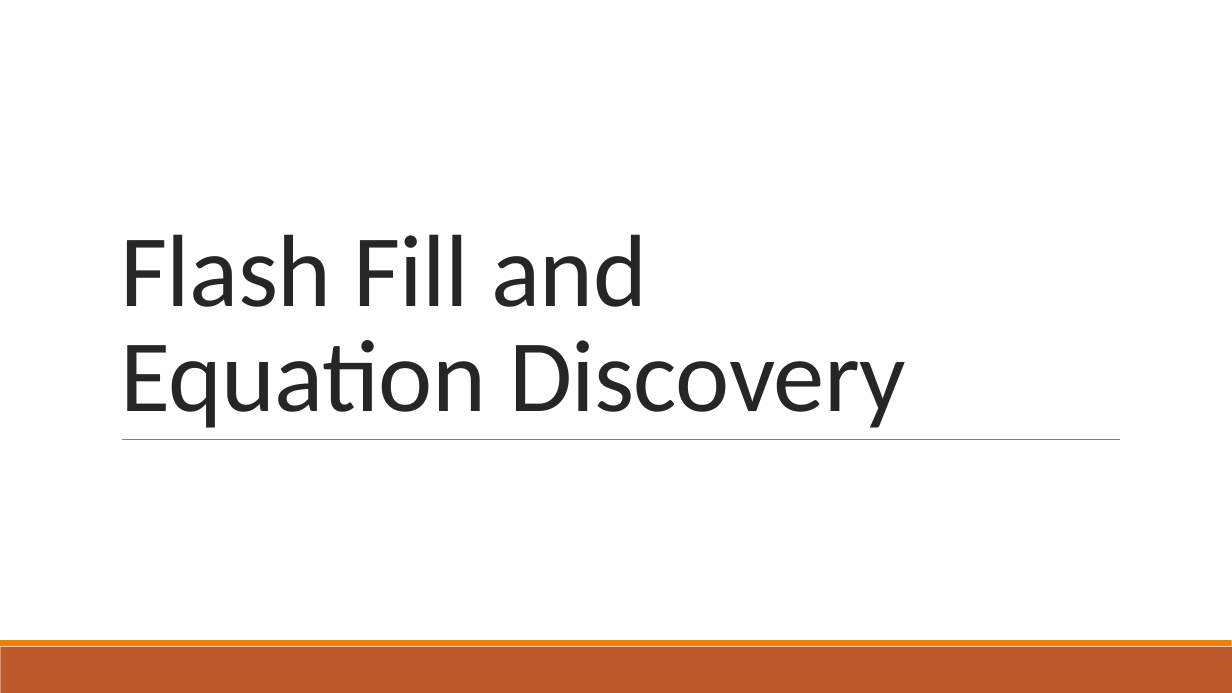
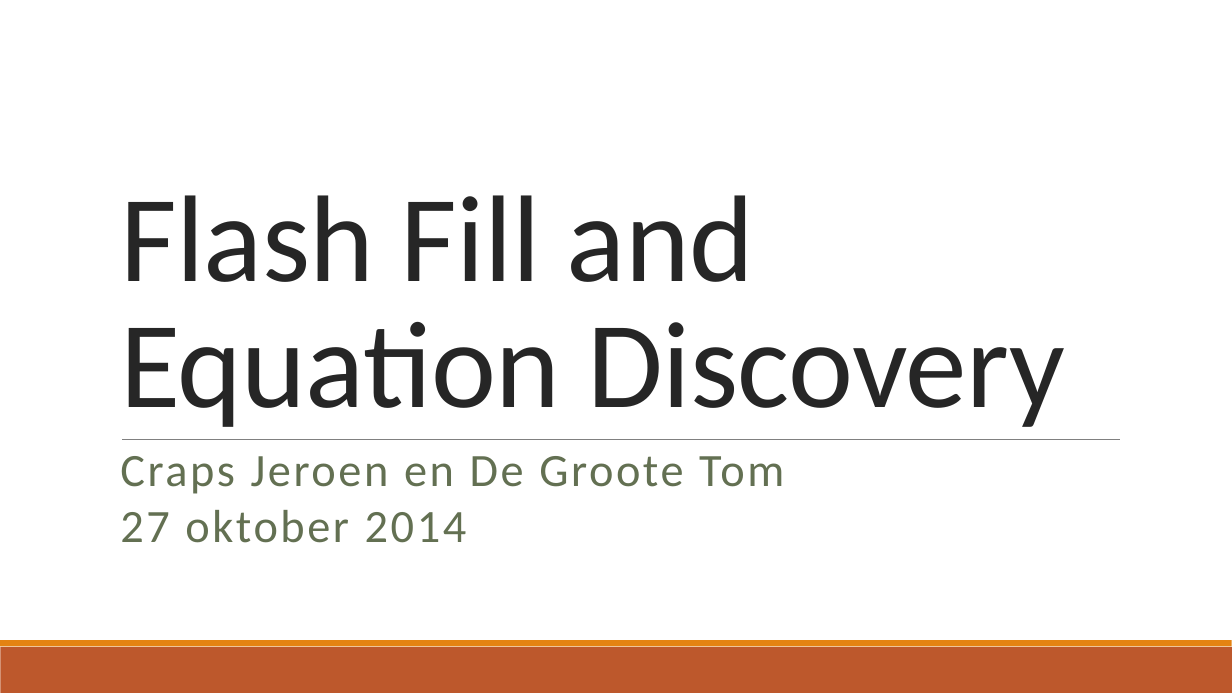
Before and after one commit to TomDeGroote/Bachelorproef, a slide deck: slide 1 of Opdracht 2/Literatuurstudie.pptx. Drawn at 1232x693 pixels with LibreOffice and Linux fonts; fonts in the diff are those of the drawing. Boxes give left, top, right and bottom in pixels: in the first picture for what was removed or moved away, otherwise in the second. Text is boxed around its words. In the diff, an @@ line names an element or a change of style, - is before the commit and + after.

```diff
--- a/Opdracht 2/Literatuurstudie.pptx
+++ b/Opdracht 2/Literatuurstudie.pptx
@@ title "Flash Fill and Equation Discovery" at (x1=120, y1=195, x2=1065, y2=427): size 80 to 96 pt @@
@@ subtitle added at (x1=120, y1=456, x2=784, y2=543), 36.1 pt, text #637052 @@
+Craps Jeroen en De Groote Tom
+27 oktober 2014
```
Also in this commit, not shown: 19 other slides changed, 4 slides added, 5 slides removed.
